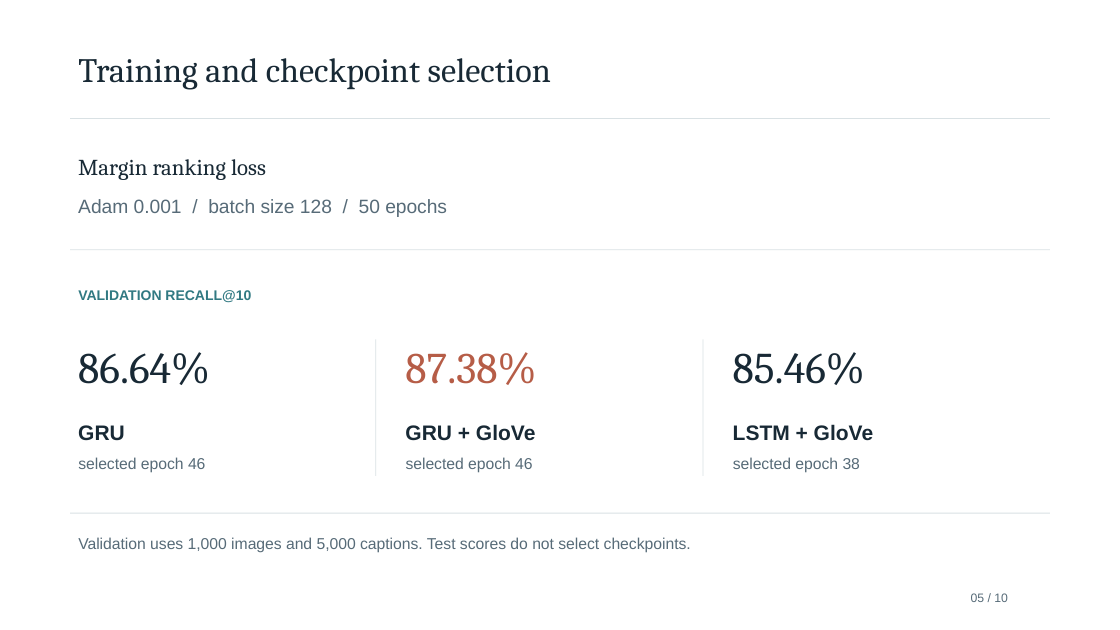
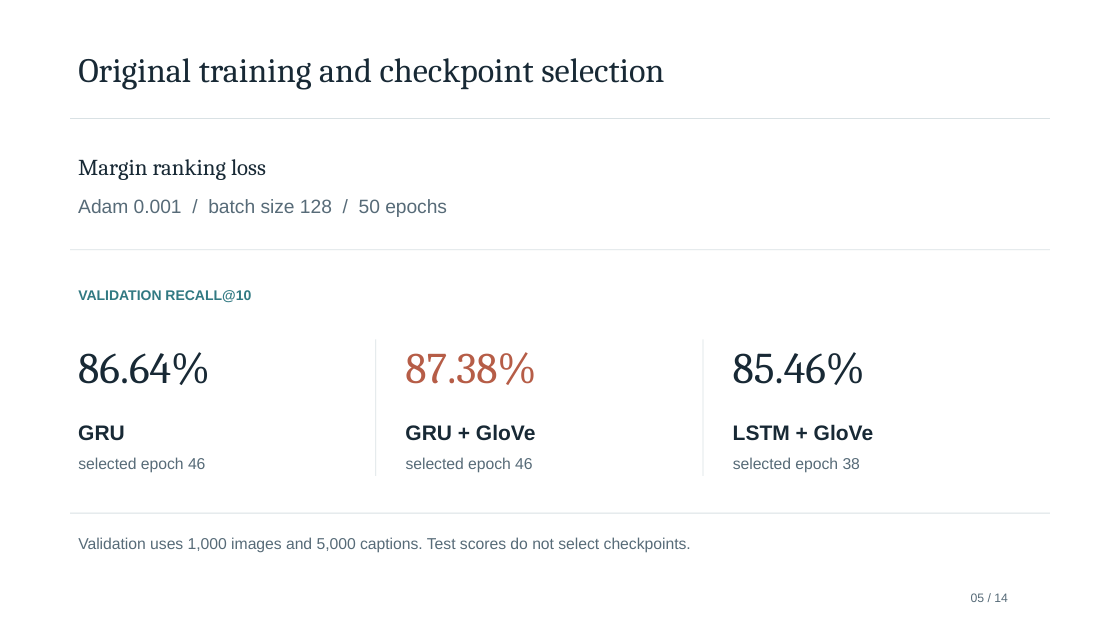
Before and after one commit to kishansaaai/ML_PROJECT, a slide deck: slide 5 of ML_PROJECT_review.pptx. Drawn at 1120x630 pixels with LibreOffice and Linux fonts; fonts in the diff are those of the drawing. Boxes give left, top, right and bottom in pixels: in the first picture for what was removed or moved away, otherwise in the second. Text is boxed around its words. In the diff, an @@ line names an element or a change of style, - is before the commit and + after.

```diff
--- a/ML_PROJECT_review.pptx
+++ b/ML_PROJECT_review.pptx
@@ text at (78,58,664,89): text changed @@
-Training and checkpoint selection
+Original training and checkpoint selection
@@ text at (971,593,1008,602): text changed @@
-05 / 10
+05 / 14
```
Also in this commit, not shown: 7 other slides changed, 6 slides added, 2 slides removed, 13 other files.
